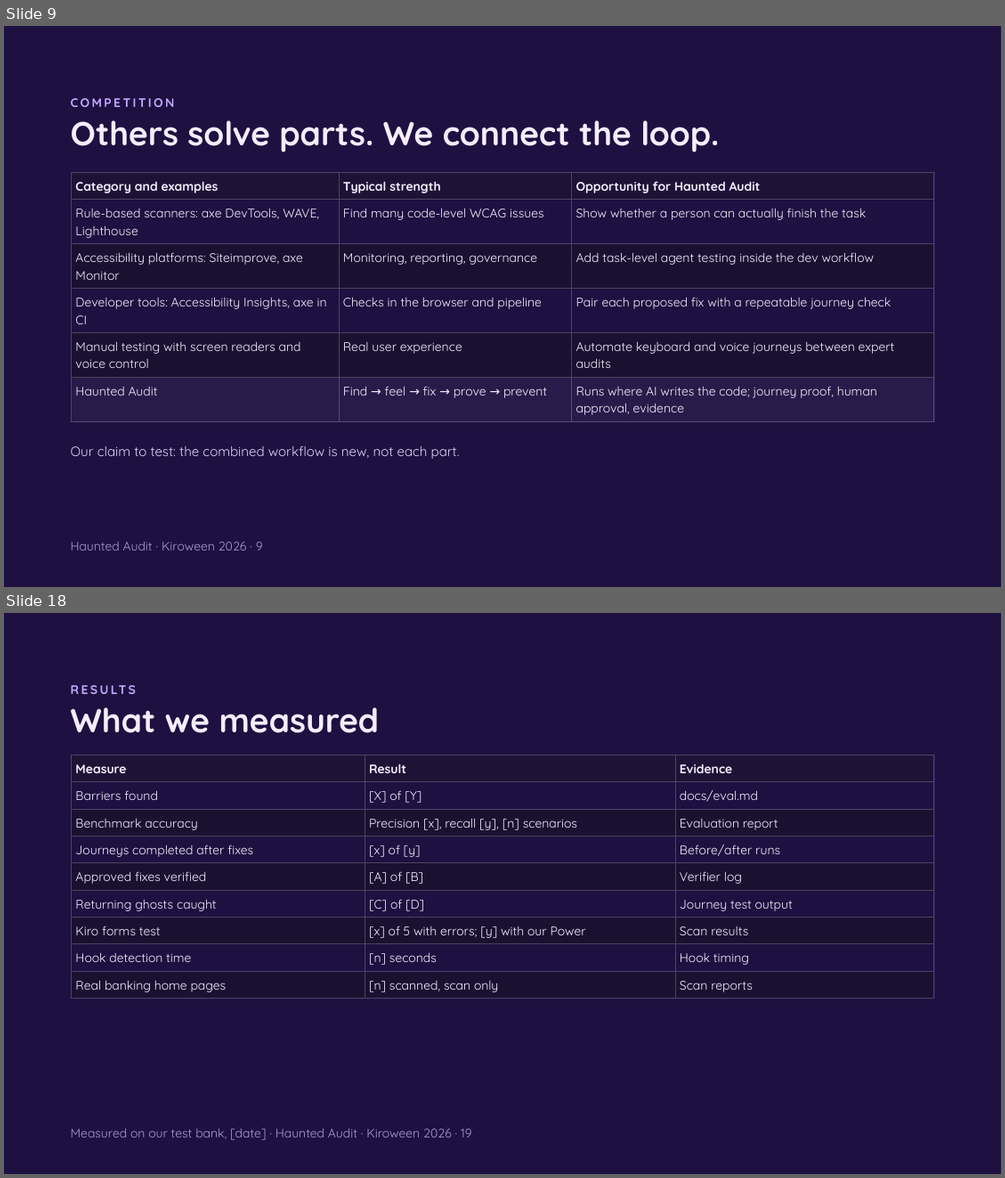
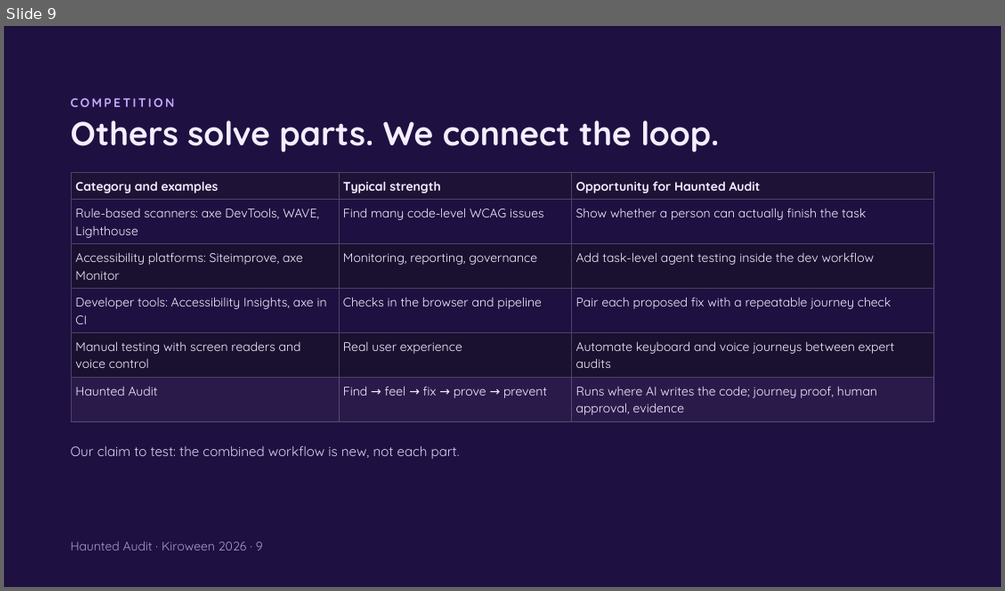
Before and after one commit to charvimaurya/haunted-audit, a slide deck: docs/Haunted Audit Judge Deck V1.pptx. Shown one above the other, each under a label of ours: slides 9 and 18 before the commit, slide 9 after it; the slides between them are not shown. The pictures are 1005x1178 and 1005x591 pixels, drawn with LibreOffice and Linux fonts; fonts in the diff are those of the drawing; background and template pictures are left out. Boxes give left, top, right and bottom in pixels: in the first picture for what was removed or moved away, otherwise in the second. Text is boxed around its words. In the diff, an @@ line names an element or a change of style, - is before the commit and + after.

```diff
--- a/docs/Haunted Audit Judge Deck V1.pptx
+++ b/docs/Haunted Audit Judge Deck V1.pptx
@@ slide 18 removed at bbox=[4, 613, 1001, 1174], background picture (left out) @@
@@ text removed at bbox=[71, 680, 961, 699] @@
-RESULTS
@@ title removed at bbox=[71, 707, 380, 733] @@
-What we measured
@@ table removed at bbox=[72, 755, 933, 998], 9 rows, 3 columns @@
-Measure | Result | Evidence
-Barriers found | [X] of [Y] | docs/eval.md
-Benchmark accuracy | Precision [x], recall [y], [n] scenarios | Evaluation report
-Journeys completed after fixes | [x] of [y] | Before/after runs
-Approved fixes verified | [A] of [B] | Verifier log
-Returning ghosts caught | [C] of [D] | Journey test output
-Kiro forms test | [x] of 5 with errors; [y] with our Power | Scan results
-Hook detection time | [n] seconds | Hook timing
-Real banking home pages | [n] scanned, scan only | Scan reports
@@ line removed from (934, 755) to (934, 999) @@
@@ line removed from (71, 998) to (934, 998) @@
@@ text removed at bbox=[71, 1128, 471, 1140] @@
-Measured on our test bank, [date] · Haunted Audit · Kiroween 2026 · 19
```
Also in this commit, not shown: 9 slides changed, 1 slide added, 5 other slides removed, 1 other file.
